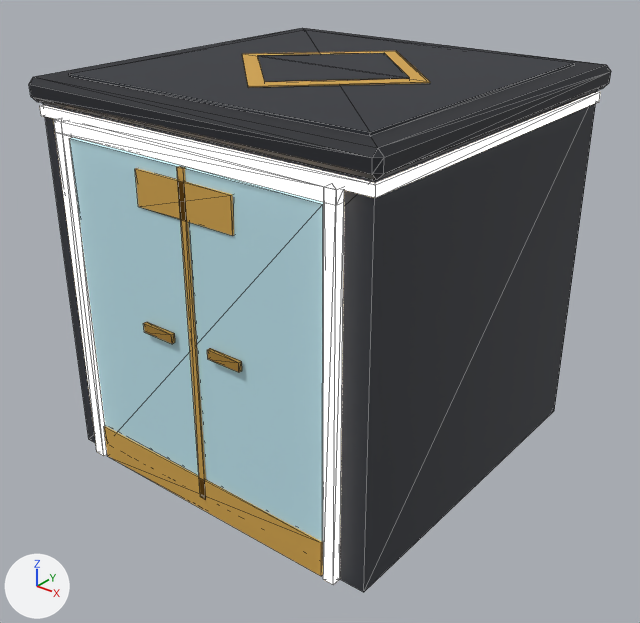
An edit to the glTF model foxspy/models/kit-newyork-door.glb, drawn before and after from the same camera.
One viewpoint serves both versions: a camera (50 mm lens) standing at (2.79, -3.57, 2.95) and looking at (0.04, -0.12, 0.82). The axes (+X, +Y, +Z) are drawn at lower left. The lights are the same throughout. The first picture is the older version. Mesh edges are drawn as thin lines. Vertices at exactly the same position are counted once.

Before the edit, the objects in view are built like this:
```python
me_kit_newyork_door = bpy.data.meshes.new('kit-newyork-door')
me_kit_newyork_door.from_pydata(...)  # 200 vertices, 320 faces; spans x -1.05..1.05, y -1.06..1.06, z 0.0..2.12
# faces by material slot: [236, 84]
me_kit_newyork_door.materials.append(mat_main)
me_kit_newyork_door.materials.append(mat_glow)
ob_kit_newyork_door = bpy.data.objects.new('kit-newyork-door', me_kit_newyork_door)
ob_kit_newyork_door.location = (0.0, 0.0, 0.0)
```
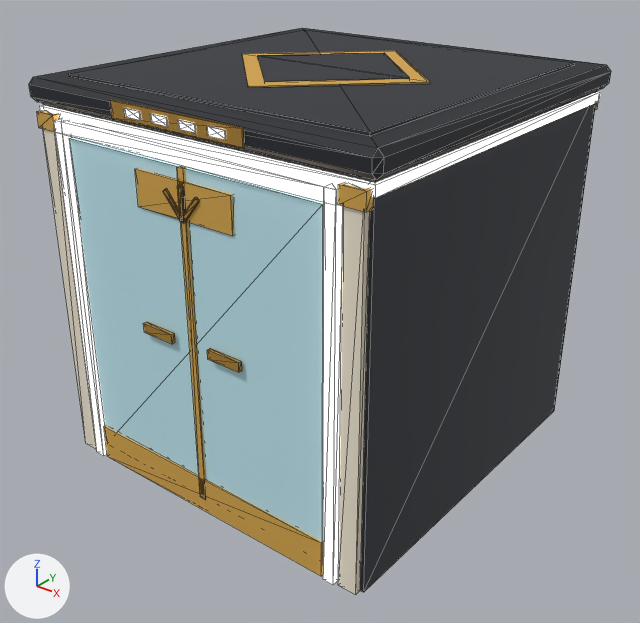
Edits to the bpy script that builds the scene:
```text
Change me_kit_newyork_door:
    used by ob_kit_newyork_door; location = (0.0, 0.0, 0.0)
    remove me_kit_newyork_door.from_pydata(...)  # 200 vertices, 320 faces; spans x -1.05..1.05, y -1.06..1.06, z 0.0..2.12
    add me_kit_newyork_door.from_pydata(...)  # 392 vertices, 608 faces; spans x -1.05..1.05, y -1.07..1.07, z 0.0..2.12
    me_kit_newyork_door part 1: a new loose piece, a box spanning x -0.4..0.4, y -1.062..-1.05, z 2.0..2.08, in mat_main
    me_kit_newyork_door part 2: a new loose piece, a box spanning x -0.98..-0.88, y -1.035..-1.0, z 0.0..1.94, in mat_main
    me_kit_newyork_door part 3: a new loose piece, a box spanning x -0.995..-0.865, y -1.045..-1.0, z 1.86..1.94, in mat_main
    me_kit_newyork_door part 4: a new loose piece, a box spanning x 0.88..0.98, y -1.035..-1.0, z 0.0..1.94, in mat_main
    me_kit_newyork_door part 5: a new loose piece, a box spanning x 0.865..0.995, y -1.045..-1.0, z 1.86..1.94, in mat_main
    me_kit_newyork_door part 6: a new loose piece, a box spanning x -0.012..0.012, y -1.05..-1.04, z 1.6..1.76, in mat_main
    me_kit_newyork_door part 7: a new loose piece, a box spanning x -0.3..-0.2, y -1.068..-1.062, z 2.02..2.06, in mat_glow
    me_kit_newyork_door part 8: a new loose piece, a box spanning x -0.13..-0.03, y -1.068..-1.062, z 2.02..2.06, in mat_glow
    me_kit_newyork_door part 9: a new loose piece, a box spanning x 0.04..0.14, y -1.068..-1.062, z 2.02..2.06, in mat_glow
    me_kit_newyork_door part 10: a new loose piece, a box spanning x 0.21..0.31, y -1.068..-1.062, z 2.02..2.06, in mat_glow
    me_kit_newyork_door part 11
    32 vertices are added at x -0.11..0.11, y -1.05..1.05, z 1.59..1.73
    48 new faces join them, mat_main
    other edits to the shape of me_kit_newyork_door do not show in these pictures
```

Pixel boxes [x1, y1, x2, y2] of what changed, in the pictures (640 x 623 px):
'kit-newyork-door', reshaped: before [29, 28, 611, 592]; after [29, 28, 611, 595]
part 1 of me_kit_newyork_door, added (brown): after [110, 100, 245, 148]
part 2 of me_kit_newyork_door, added: after [41, 111, 97, 449]
part 3 of me_kit_newyork_door, added: after [37, 110, 59, 132]
part 4 of me_kit_newyork_door, added: after [338, 183, 370, 595]
part 5 of me_kit_newyork_door, added (brown): after [338, 182, 374, 212]
part 6 of me_kit_newyork_door, added: after [178, 185, 185, 222]
part 7 of me_kit_newyork_door, added: after [124, 108, 141, 121]
part 8 of me_kit_newyork_door, added: after [150, 114, 168, 127]
part 9 of me_kit_newyork_door, added: after [178, 120, 196, 133]
part 10 of me_kit_newyork_door, added: after [207, 126, 226, 140]
part 11 of me_kit_newyork_door, added: after [163, 188, 200, 223]
